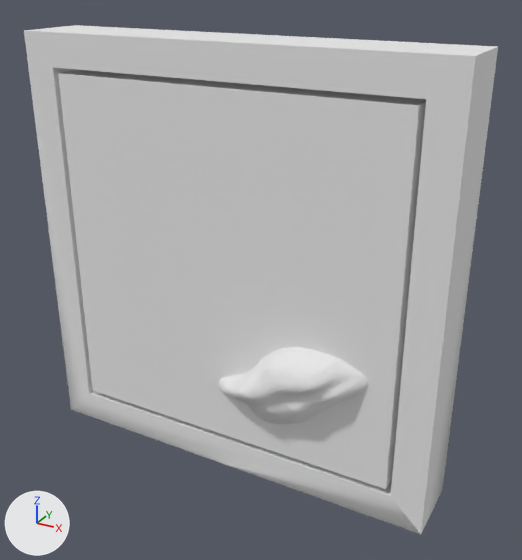
Renders of the OBJ model Assets/Model/cube14.obj from each side of a commit.
The view is the same before and after, from a 50 mm camera at (0.188, -0.317, 0.153) aimed at (0.017, -0.005, -0.003). Arrows for +X, +Y and +Z are at lower left; the lights stay in place. Where no turn or scale is listed for an object, it has been applied to the vertices. Vertices at the same position are counted once.

The first picture shows '13.001_Scaniverse_2022_04_08_102831.004', 'frame.297'.
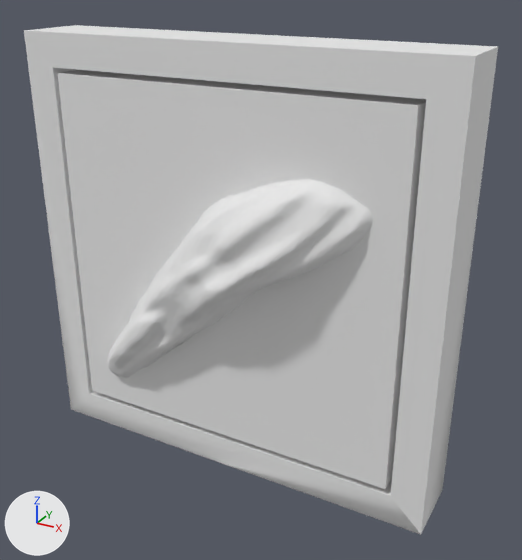
Changed parts and their boxes (x1, y1, x2, y2) in the pictures (522 x 560 px):
'13.001_Scaniverse_2022_04_08_102831.004', reshaped
    before: (58, 70, 426, 489)
    after: (57, 70, 426, 489)
part 1 of me_13_001_scaniverse_2022_04_08_102831_004, added
    after: (107, 179, 373, 378)
part 2 of me_13_001_scaniverse_2022_04_08_102831_004, deleted
    before: (218, 347, 368, 424)

The change, as a diff of the scene's bpy script:
```diff
--- a/Assets/Model/cube14.obj.py
+++ b/Assets/Model/cube14.obj.py
@@ me_13_001_scaniverse_2022_04_08_102831_004 @@
 # used by ob_13_001_scaniverse_2022_04_08_102831_004; location = (0.0, 0.0, 0.0)
-me_13_001_scaniverse_2022_04_08_102831_004.from_pydata(...)  # 3932 vertices, 1653 faces; spans x -0.099..0.099, y -0.038..0.02, z -0.099..0.099
+me_13_001_scaniverse_2022_04_08_102831_004.from_pydata(...)  # 13046 vertices, 4382 faces; spans x -0.099..0.099, y -0.046..0.02, z -0.099..0.099
+# me_13_001_scaniverse_2022_04_08_102831_004 part 1: a new loose piece of 13038 vertices spanning x -0.086..0.086, y -0.046..-0.018, z -0.085..0.063, in mat_orange_hold_001 (white #e7e7e7)
+# me_13_001_scaniverse_2022_04_08_102831_004 part 2: the loose piece of 3924 vertices spanning x -0.007..0.089, y -0.038..-0.014, z -0.083..-0.025 is deleted
 me_13_001_scaniverse_2022_04_08_102831_004.materials.append(mat_orange_hold_001)
```
